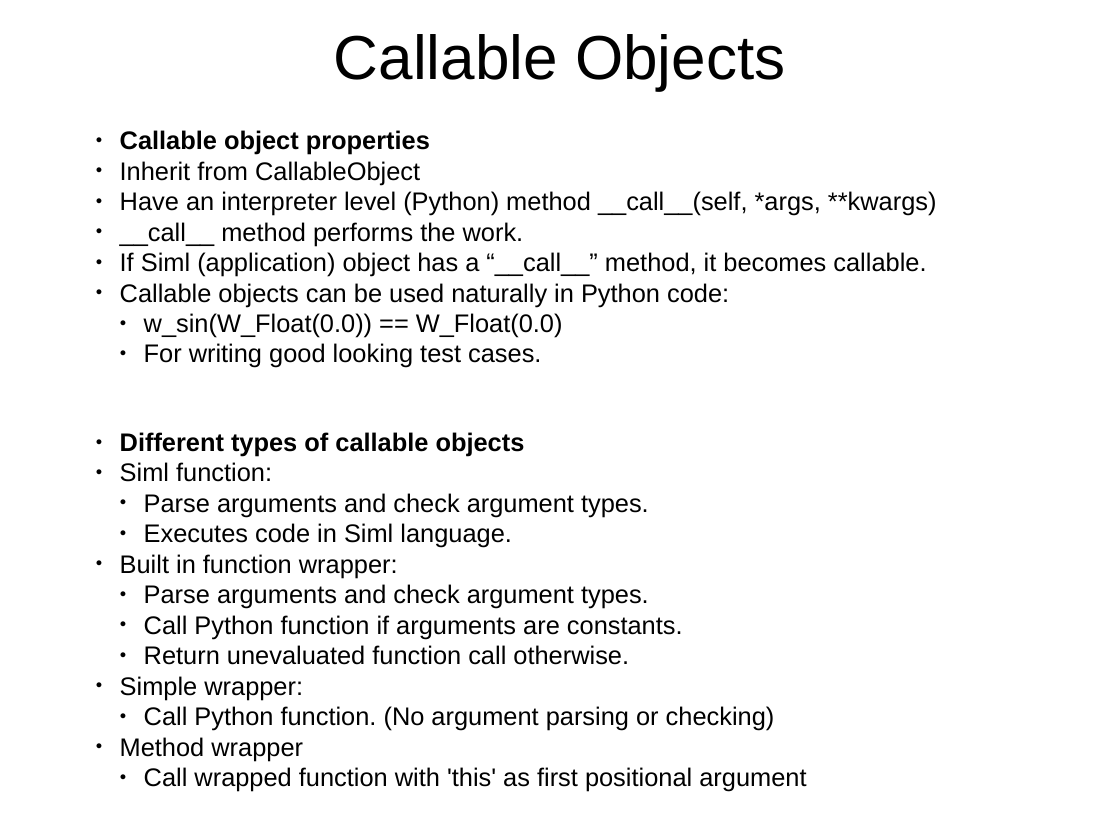
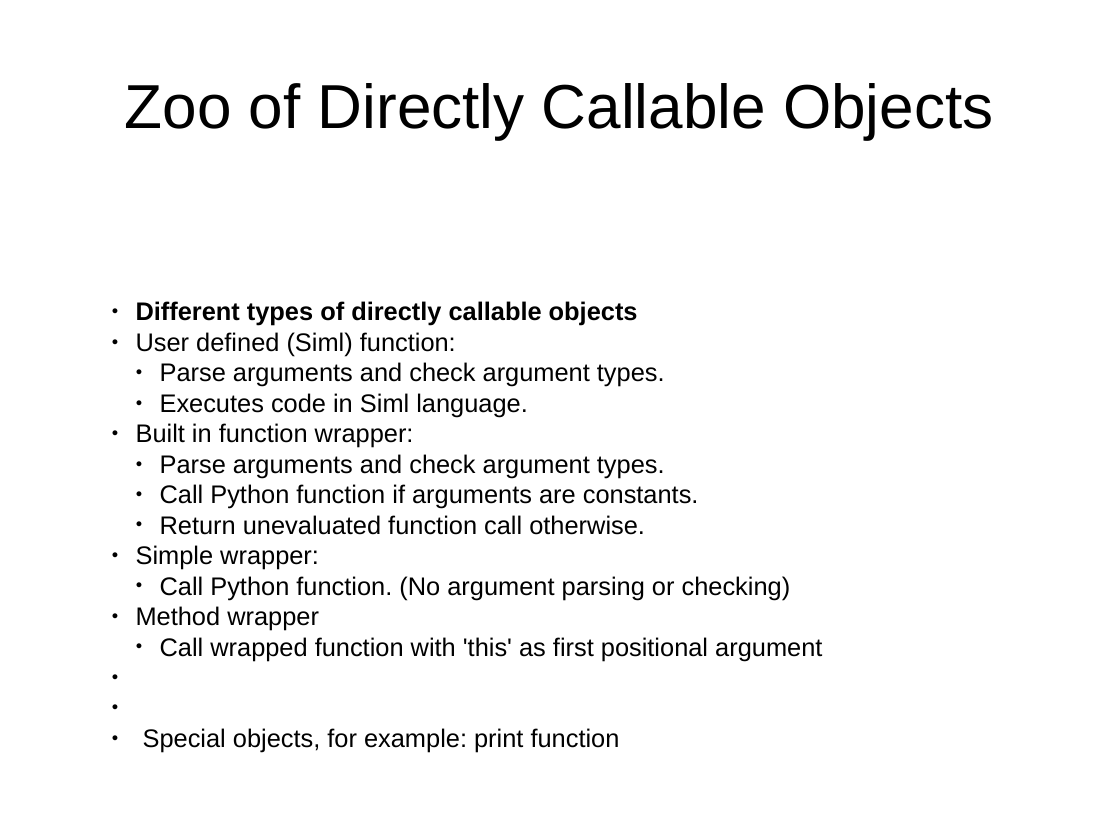
Before and after one commit to eike-welk/freeode, a slide deck: slide 10 of freeode_py/SIML Compiler Outline.odp (slide 9 before the commit). Drawn at 1120x840 pixels with LibreOffice and Linux fonts; fonts in the diff are those of the drawing. Boxes give left, top, right and bottom in pixels: in the first picture for what was removed or moved away, otherwise in the second. Text is boxed around its words. In the diff, an @@ line names an element or a change of style, - is before the commit and + after.

```diff
--- a/freeode_py/SIML Compiler Outline.odp
+++ b/freeode_py/SIML Compiler Outline.odp
@@ title at bbox=[125, 83, 993, 139]: text changed @@
-Callable Objects
+Zoo of Directly Callable Objects
@@ text removed at bbox=[120, 130, 937, 368] @@
-● Callable object properties
-● Inherit from CallableObject
-● Have an interpreter level (Python) method __call__(self, *args, **kwargs)
-● __call__ method performs the work.
-● If Siml (application) object has a “__call__” method, it becomes callable.
-● Callable objects can be used naturally in Python code:
-  ● w_sin(W_Float(0.0)) == W_Float(0.0)
-  ● For writing good looking test cases.
@@ text "Different types of directly callable ...": place and size @@
-text "Different types of directly callable ..." at bbox=[120, 432, 806, 792]
+text "Different types of directly callable ..." at bbox=[136, 301, 822, 753]
@@ text at bbox=[136, 301, 638, 356]: text changed @@
-● Different types of callable objects
-● Siml function:
+● Different types of directly callable objects
+● User defined (Siml) function:
@@ text at bbox=[143, 728, 620, 753]: paragraph added @@
+● Special objects, for example: print function
```
Also in this commit, not shown: 4 other slides changed, 3 slides added, 2 slides removed, 3 other files.
